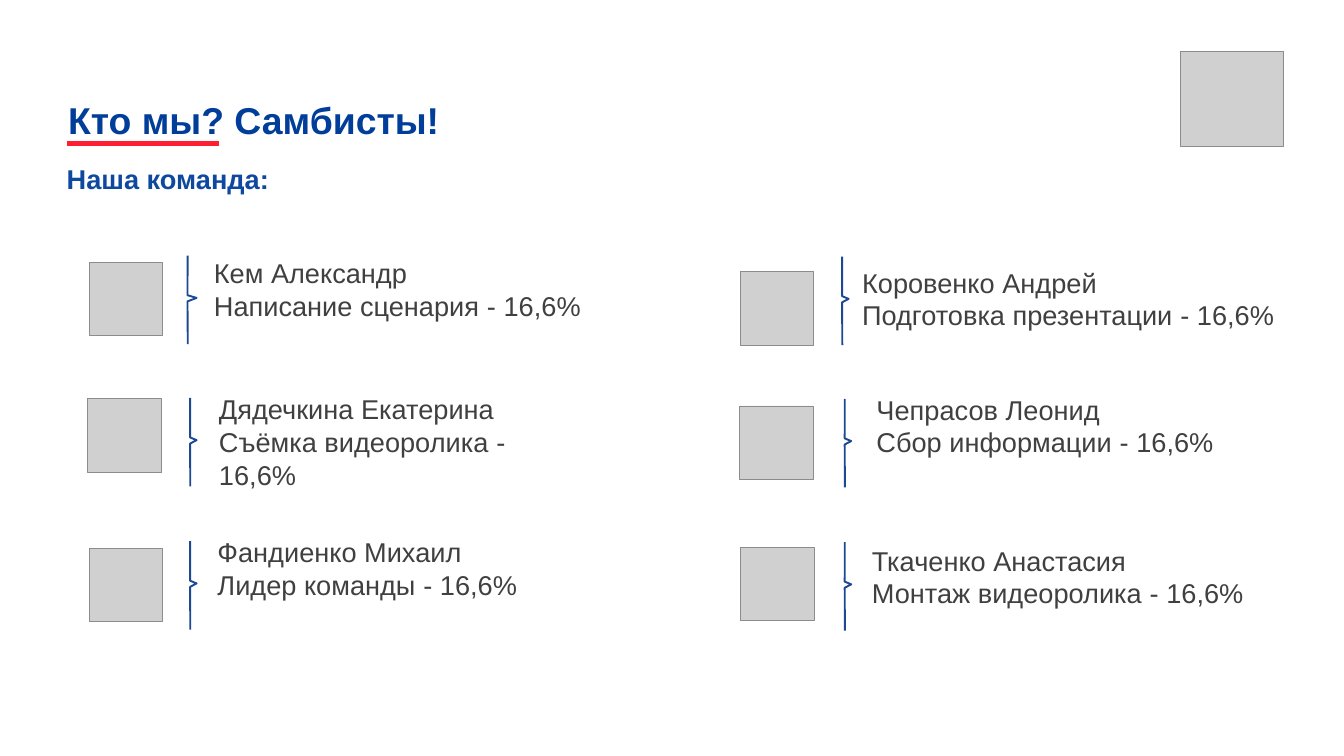
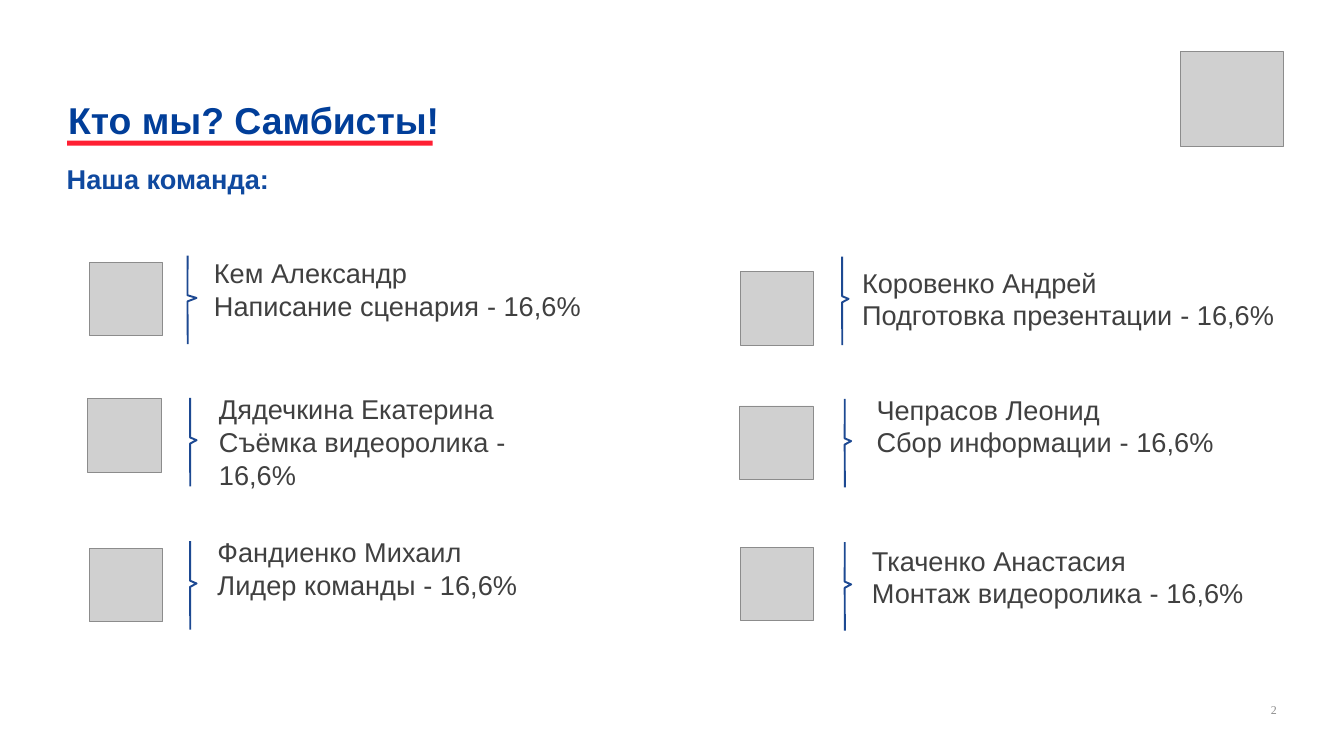
Before and after one commit to 0Sendai/Pmi-project-p2, a slide deck: slide 2 of Вставка текста, отформатированного под стиль документа.pptx. Drawn at 1344x756 pixels with LibreOffice and Linux fonts; fonts in the diff are those of the drawing; grey boxes stand for pictures; background and template pictures are left out. Boxes give left, top, right and bottom in pixels: in the first picture for what was removed or moved away, otherwise in the second. Text is boxed around its words. In the diff, an @@ line names an element or a change of style, - is before the commit and + after.

```diff
--- a/Вставка текста, отформатированного под стиль документа.pptx
+++ b/Вставка текста, отформатированного под стиль документа.pptx
@@ text "Кто мы? Самбисты!" at [68,106,439,142]: line spacing 1.01 to 1 @@
@@ line moved from (219, 143) - (67, 143) to (433, 143) - (67, 143) @@
@@ page number added at [1271,706,1277,714], 14 pt, text #8C8C8C @@
+2
```
Also in this commit, not shown: 2 other slides changed, 5 slides added, 2 slides removed, 1 other file.
